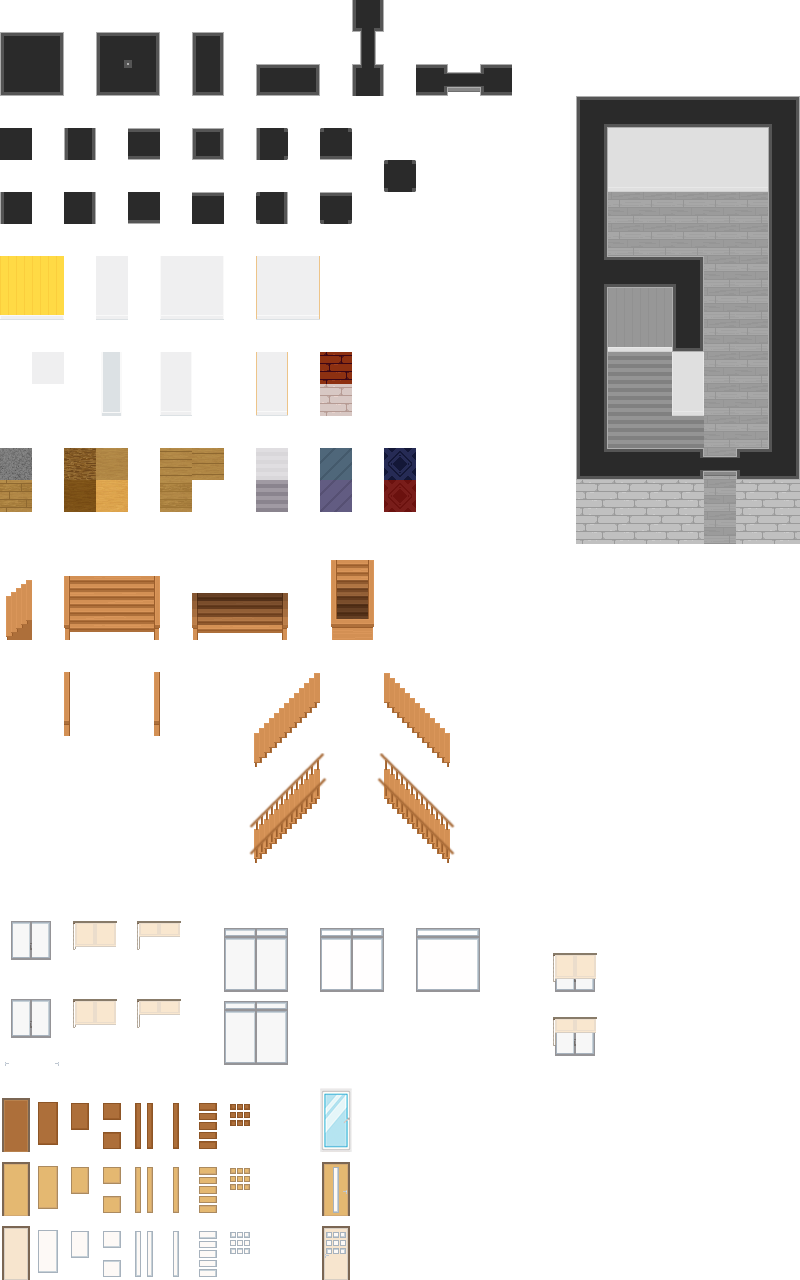
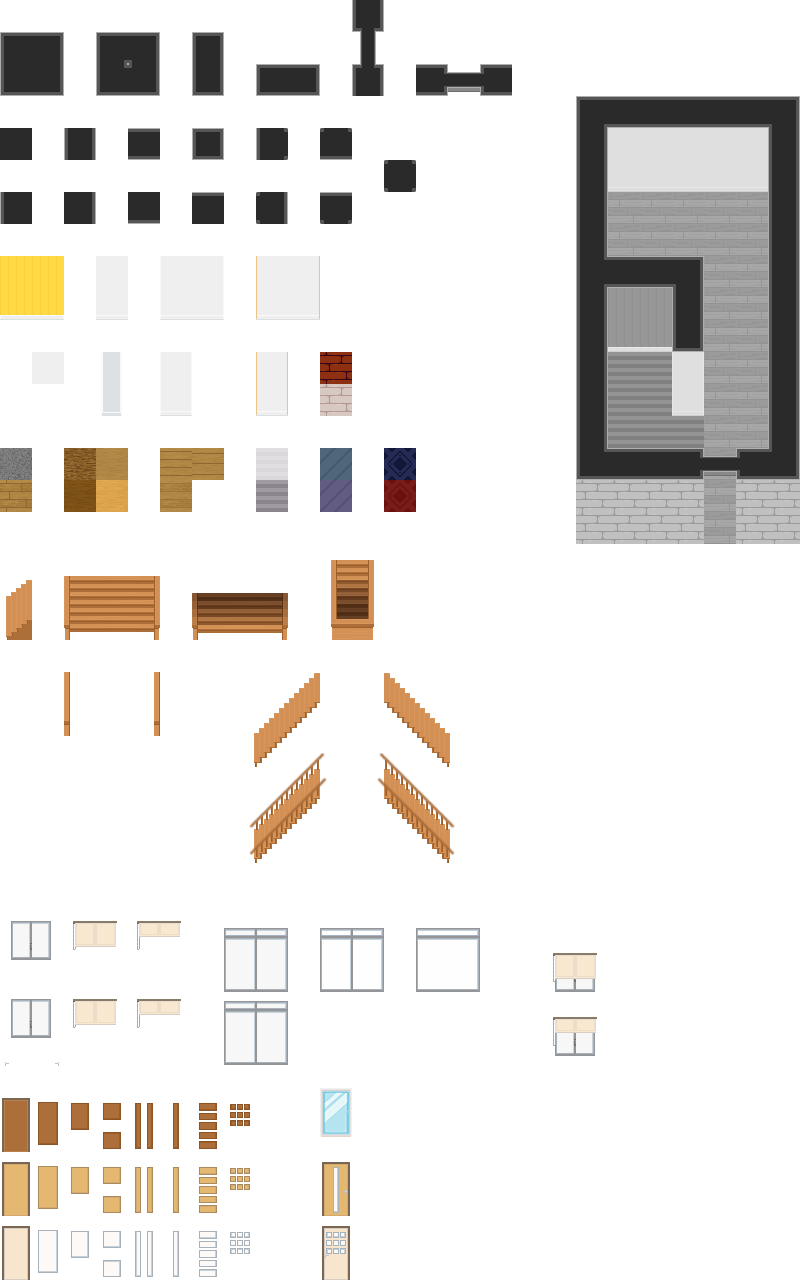
Comparing the layer stacks of the two 800 × 1280 images. Changes:
painted on "Bildschirmfoto 2022-02-11 um 22.08.44" over (320, 1088, 352, 1152)
painted on "Ebene 1" over (322, 1116, 350, 1152)
